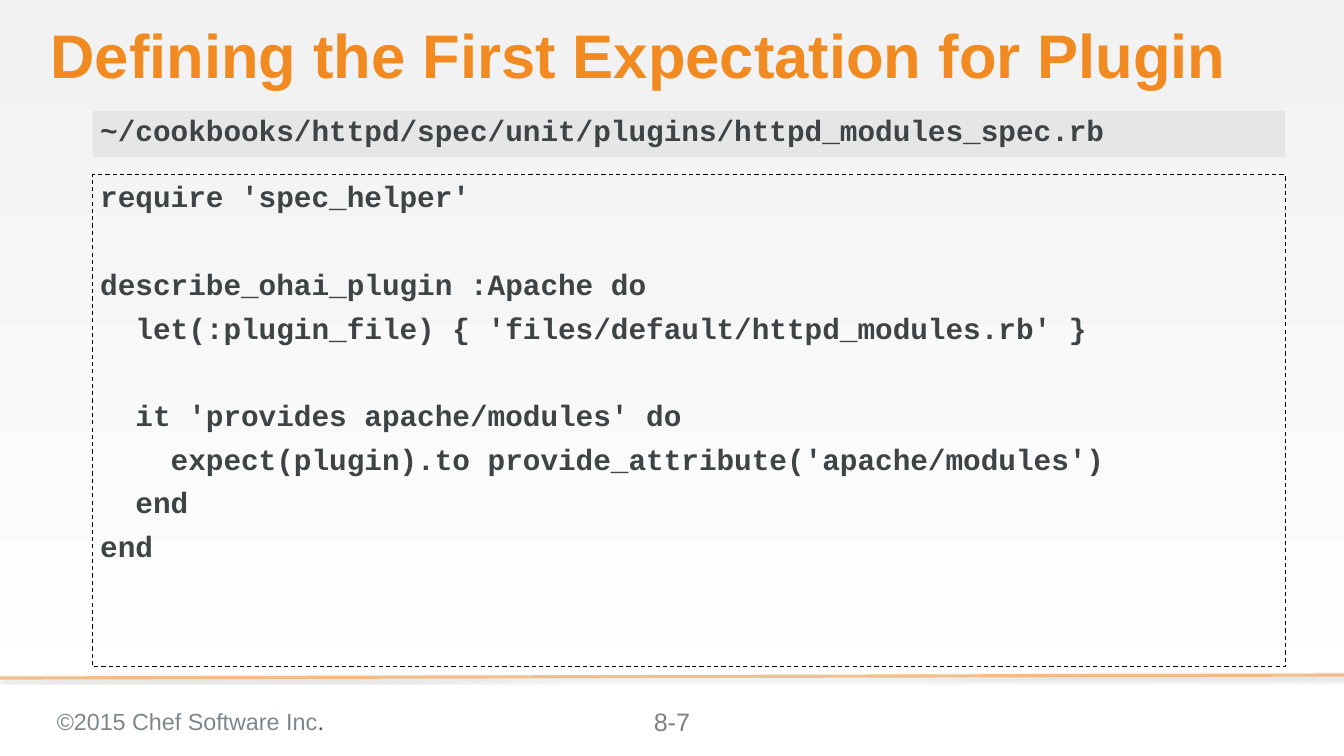
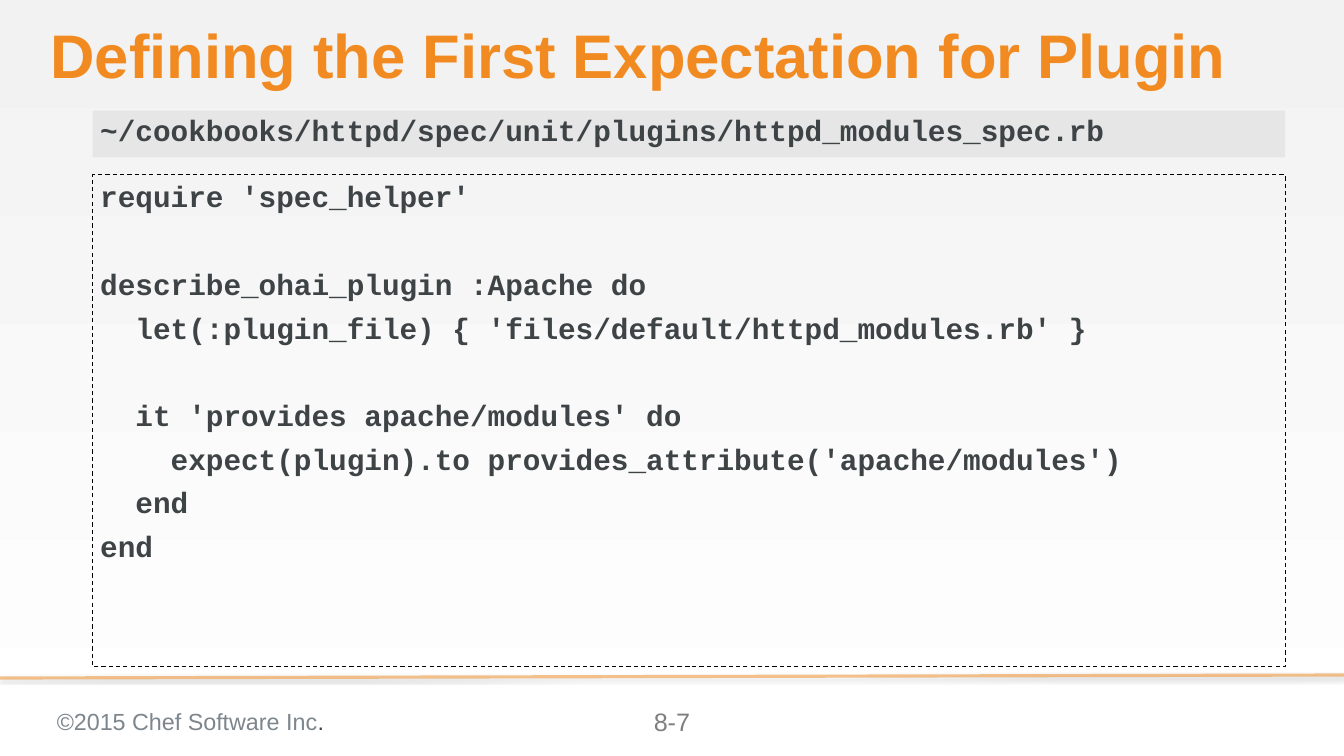
Before and after one commit to chef-training/extending_cookbooks, a slide deck: slide 7 of 08-creating_ohai_plugins.pptx. Drawn at 1344x756 pixels with LibreOffice and Linux fonts; fonts in the diff are those of the drawing; background and template pictures are left out. Boxes give left, top, right and bottom in pixels: in the first picture for what was removed or moved away, otherwise in the second. Text is boxed around its words. In the diff, an @@ line names an element or a change of style, - is before the commit and + after.

Commit message:
Updates the 08 Ohai module

```diff
--- a/08-creating_ohai_plugins.pptx
+++ b/08-creating_ohai_plugins.pptx
@@ text at [171,449,1122,477]: text changed @@
-expect(plugin).to provide_attribute('apache/modules')
+expect(plugin).to provides_attribute('apache/modules')
```
Also in this commit, not shown: 8 other slides changed, 5 slides added.
